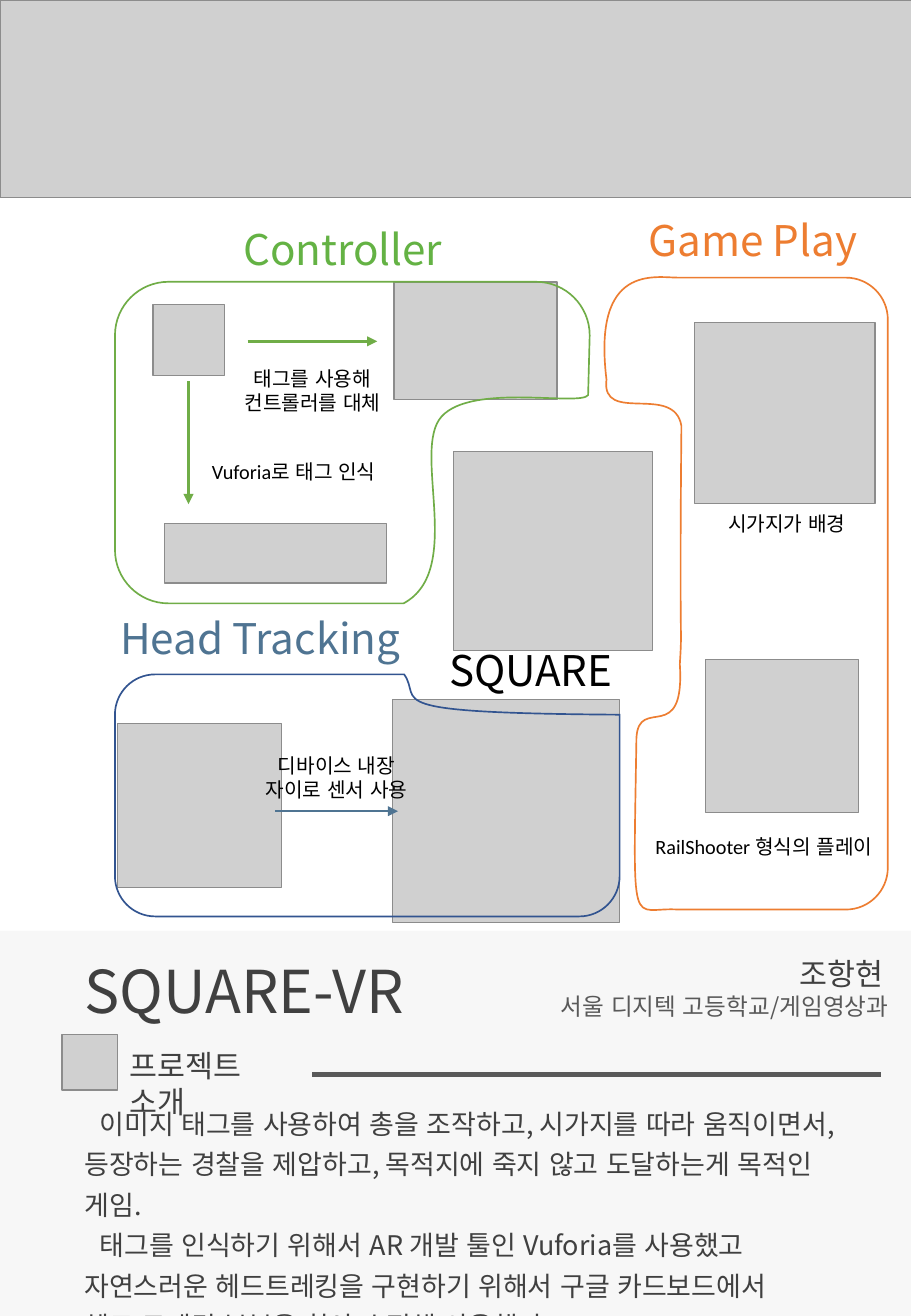
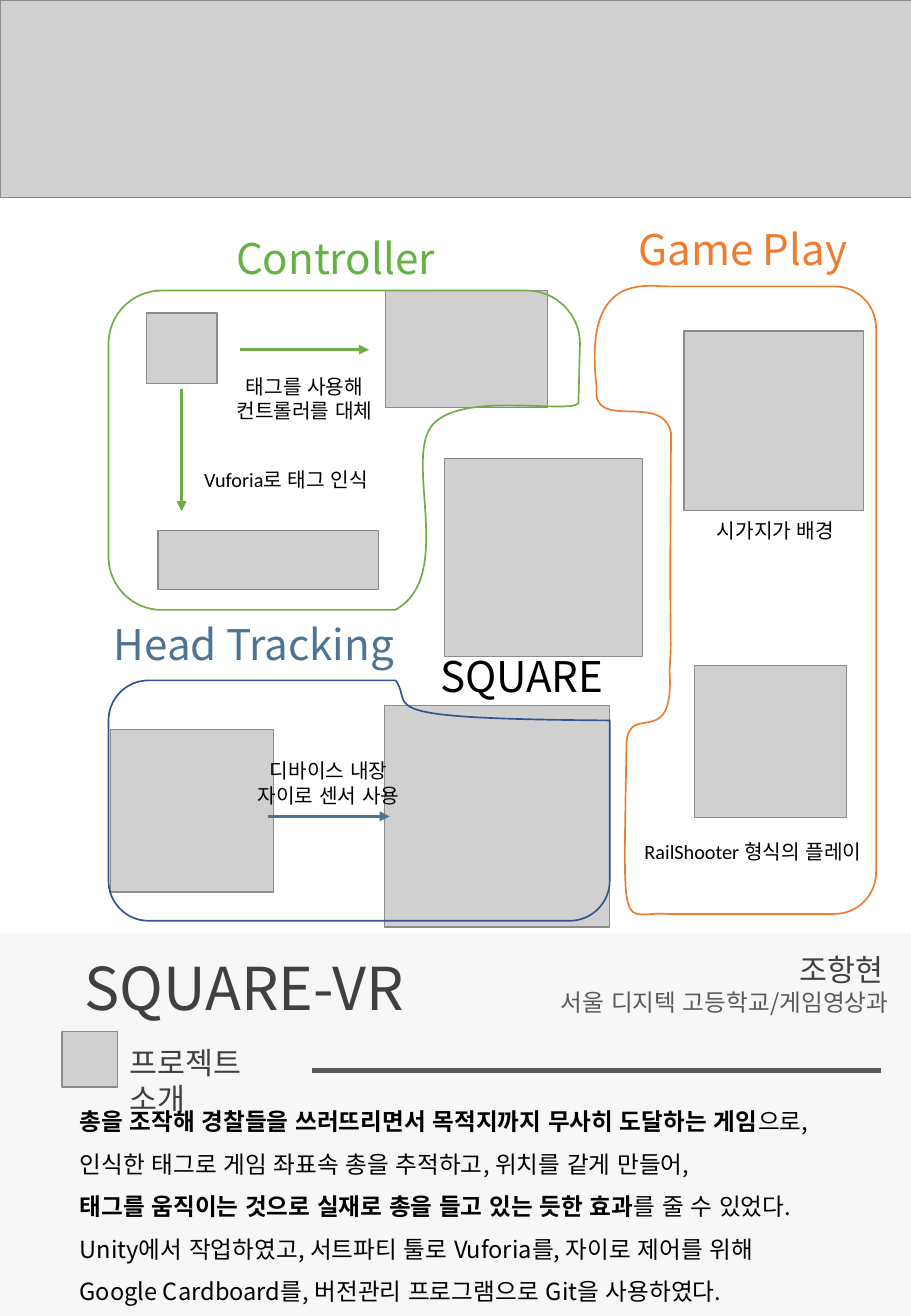
Before and after one commit to Hanghyeon/SQUARE, a slide deck: slide 1 of User_OtherFiles/포폴 발표 준비/판넬 디자인.pptx. Drawn at 911x1316 pixels with LibreOffice and Linux fonts; fonts in the diff are those of the drawing; grey boxes stand for pictures; background and template pictures are left out. Boxes give left, top, right and bottom in pixels: in the first picture for what was removed or moved away, otherwise in the second. Text is boxed around its words. In the diff, an @@ line names an element or a change of style, - is before the commit and + after.

```diff
--- a/User_OtherFiles/포폴 발표 준비/판넬 디자인.pptx
+++ b/User_OtherFiles/포폴 발표 준비/판넬 디자인.pptx
@@ freeform shape: place and size @@
-freeform shape at bbox=[115, 282, 590, 604]
+freeform shape at bbox=[108, 290, 579, 610]
@@ 3 pictures, 3 texts: place and size @@
-3 pictures, 3 texts at bbox=[394, 222, 876, 689]
+3 pictures, 3 texts at bbox=[386, 231, 864, 695]
@@ freeform shape: place and size @@
-freeform shape at bbox=[605, 277, 888, 910]
+freeform shape at bbox=[595, 285, 877, 913]
@@ 2 texts, 2 arrows, 1 picture: place and size @@
-2 texts, 2 arrows, 1 picture at bbox=[153, 231, 442, 504]
+2 texts, 2 arrows, 1 picture at bbox=[146, 240, 435, 511]
@@ 3 texts, 2 pictures, 1 freeform shape: place and size @@
-3 texts, 2 pictures, 1 freeform shape at bbox=[115, 369, 619, 916]
+3 texts, 2 pictures, 1 freeform shape at bbox=[108, 377, 610, 921]
@@ 2 pictures, 2 texts, 1 arrow: place and size @@
-2 pictures, 2 texts, 1 arrow at bbox=[276, 643, 872, 923]
+2 pictures, 2 texts, 1 arrow at bbox=[267, 649, 861, 927]
@@ rectangle: place and size @@
-rectangle at bbox=[0, 930, 911, 1316]
+rectangle at bbox=[0, 934, 911, 1316]
@@ text "서울 디지텍 고등학교/게임영상과": place and size @@
-text "서울 디지텍 고등학교/게임영상과" at bbox=[561, 995, 888, 1019]
+text "서울 디지텍 고등학교/게임영상과" at bbox=[561, 991, 888, 1015]
@@ 2 texts, 1 picture: place and size @@
-2 texts, 1 picture at bbox=[62, 959, 884, 1122]
+2 texts, 1 picture at bbox=[62, 955, 884, 1118]
@@ text at bbox=[80, 1106, 809, 1306]: text changed; size 16 to 14 pt; text colour #404040 to #000000 @@
-이미지 태그를 사용하여 총을 조작하고, 시가지를 따라 움직이면서,
-등장하는 경찰을 제압하고, 목적지에 죽지 않고 도달하는게 목적인 게임.
-태그를 인식하기 위해서 AR 개발 툴인 Vuforia를 사용했고
-자연스러운 헤드트레킹을 구현하기 위해서 구글 카드보드에서
-헤드 트레킹 부분을 찾아 수정해 사용했다.
+총을 조작해 경찰들을 쓰러뜨리면서 목적지까지 무사히 도달하는 게임으로,
+인식한 태그로 게임 좌표속 총을 추적하고, 위치를 같게 만들어,
+태그를 움직이는 것으로 실재로 총을 들고 있는 듯한 효과를 줄 수 있었다.
+Unity에서 작업하였고, 서트파티 툴로 Vuforia를, 자이로 제어를 위해
+Google Cardboard를, 버전관리 프로그램으로 Git을 사용하였다.
```
Also in this commit, not shown: 12 other files.
